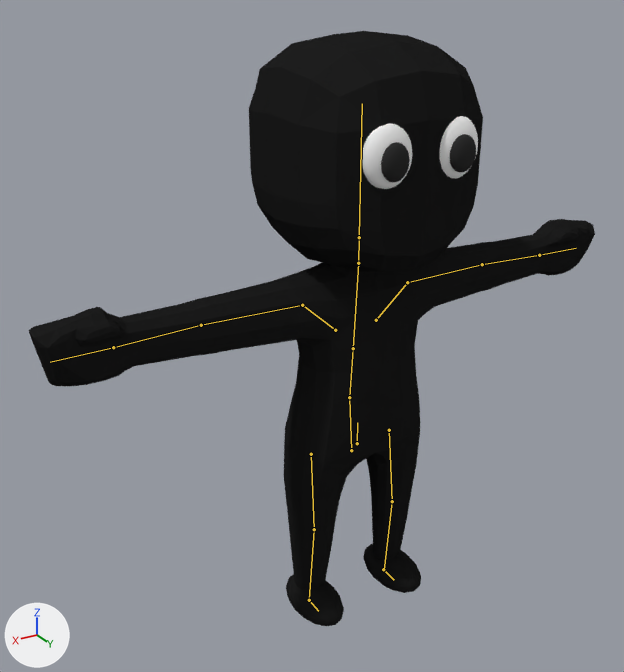
A saved change to the Blender file tools/blender/source/character_final.blend.
The view is the same before and after, from a 50 mm lens placed at (1.202, 1.767, 1.768), pointed at (0.138, -0.006, 0.882). The axes (+X, +Y, +Z) are drawn at lower left. The lights are the same throughout. The older version comes first. The bones that change, and the others that lie on the model, are drawn over the model as lines.

Names of what the first picture shows: 'Body'.
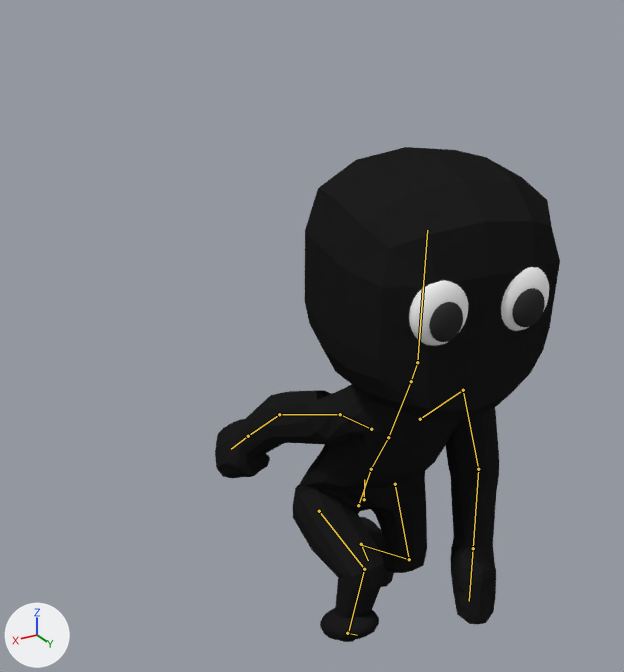
The newer file adds an action. The first version stands in its rest pose; the second is drawn at frame 0 of the action 'CrouchWalk'.

Pixel boxes [x1, y1, x2, y2] of what changed, in the pictures (624 x 672 px):
'Body', posed (39% narrower, 17% shorter)
    before: [29, 31, 595, 626]
    after: [215, 147, 560, 642]
bone 'Foot.L', root to tip
    before: (383, 569) to (394, 580)
    after: (361, 544) to (368, 560)
bone 'Body', root to tip
    before: (357, 443) to (357, 422)
    after: (364, 499) to (364, 479)
bone 'Hips', root to tip
    before: (351, 450) to (349, 397)
    after: (358, 505) to (371, 469)
bone 'Abdomen', root to tip
    before: (349, 397) to (353, 348)
    after: (371, 469) to (388, 437)
bone 'Torso', root to tip
    before: (353, 348) to (358, 263)
    after: (388, 437) to (411, 381)
bone 'Head', root to tip
    before: (359, 237) to (362, 103)
    after: (417, 362) to (427, 230)
bone 'UpperArm.L', root to tip
    before: (407, 282) to (482, 264)
    after: (463, 390) to (478, 469)
bone 'LowerArm.L', root to tip
    before: (482, 264) to (539, 255)
    after: (478, 469) to (473, 548)
bone 'Fist.L', root to tip
    before: (539, 255) to (576, 248)
    after: (473, 548) to (469, 601)
bone 'UpperArm.R', root to tip
    before: (302, 305) to (201, 325)
    after: (340, 414) to (279, 414)
bone 'LowerArm.R', root to tip
    before: (201, 325) to (113, 347)
    after: (279, 414) to (248, 436)
bone 'Fist.R', root to tip
    before: (113, 347) to (50, 362)
    after: (248, 436) to (231, 449)
bone 'Foot.R', root to tip
    before: (309, 600) to (318, 611)
    after: (347, 633) to (357, 635)

The change, as a list of edits to the scene's bpy script:
```text
Change bone_foot_l:
    where bone_foot_l = bpy.data.objects['CharacterArmature'].pose.bones['Foot.L']  # child of 'Bone'
    bone_foot_l.location: (0.0, 0.0, 0.0) -> (0.0, -0.247, 0.028)
    bone_foot_l.rotation_quaternion: (1.0, 0.0, 0.0, 0.0) -> (0.937, -0.348, 0.0, 0.0)  # degrees (0, 0, 0) -> degrees (-41, 0, 0)
Change bone_body:
    where bone_body = bpy.data.objects['CharacterArmature'].pose.bones['Body']  # child of 'Bone'
    bone_body.location: (0.0, 0.0, 0.0) -> (0.001, -0.314, 0.08)
Change bone_hips:
    where bone_hips = bpy.data.objects['CharacterArmature'].pose.bones['Hips']  # child of 'Body'
    bone_hips.rotation_quaternion: (1.0, 0.0, 0.0, 0.0) -> (0.975, 0.223, 0.0, 0.0)  # degrees (0, 0, 0) -> degrees (26, 0, 0)
Change bone_abdomen:
    where bone_abdomen = bpy.data.objects['CharacterArmature'].pose.bones['Abdomen']  # child of 'Hips'
    bone_abdomen.rotation_quaternion: (1.0, 0.0, 0.0, 0.0) -> (1.0, -0.016, 0.0, 0.0)  # degrees (0, 0, 0) -> degrees (-2, 0, 0)
Change bone_torso:
    where bone_torso = bpy.data.objects['CharacterArmature'].pose.bones['Torso']  # child of 'Abdomen'
    bone_torso.rotation_quaternion: (1.0, 0.0, 0.0, 0.0) -> (0.981, 0.003, -0.076, 0.05)  # degrees (0, 0, 0) -> degrees (0, -9, 6)
Change bone_head:
    where bone_head = bpy.data.objects['CharacterArmature'].pose.bones['Head']  # child of 'Neck'
    bone_head.rotation_quaternion: (1.0, 0.0, 0.0, 0.0) -> (0.985, -0.174, 0.0, 0.0)  # degrees (0, 0, 0) -> degrees (-20, 0, 0)
Change bone_upperarm_l:
    where bone_upperarm_l = bpy.data.objects['CharacterArmature'].pose.bones['UpperArm.L']  # child of 'Shoulder.L'
    bone_upperarm_l.rotation_quaternion: (1.0, 0.0, 0.0, 0.0) -> (0.734, -0.47, 0.298, -0.39)  # degrees (0, 0, 0) -> degrees (-68, 4, -59)
Change bone_lowerarm_l:
    where bone_lowerarm_l = bpy.data.objects['CharacterArmature'].pose.bones['LowerArm.L']  # child of 'UpperArm.L'
    bone_lowerarm_l.rotation_quaternion: (1.0, 0.0, 0.0, 0.0) -> (0.952, 0.116, 0.164, -0.23)  # degrees (0, 0, 0) -> degrees (9, 21, -25)
Change bone_fist_l:
    where bone_fist_l = bpy.data.objects['CharacterArmature'].pose.bones['Fist.L']  # child of 'LowerArm.L'
    bone_fist_l.rotation_quaternion: (1.0, 0.0, 0.0, 0.0) -> (0.988, -0.004, 0.156, -0.009)  # degrees (0, 0, 0) -> degrees (-1, 18, -1)
Change bone_upperarm_r:
    where bone_upperarm_r = bpy.data.objects['CharacterArmature'].pose.bones['UpperArm.R']  # child of 'Shoulder.R'
    bone_upperarm_r.rotation_quaternion: (1.0, 0.0, 0.0, 0.0) -> (0.49, -0.583, -0.643, 0.079)  # degrees (0, 0, 0) -> degrees (-127, -33, 79)
Change bone_lowerarm_r:
    where bone_lowerarm_r = bpy.data.objects['CharacterArmature'].pose.bones['LowerArm.R']  # child of 'UpperArm.R'
    bone_lowerarm_r.rotation_quaternion: (1.0, 0.0, 0.0, 0.0) -> (0.992, 0.128, 0.013, 0.064)  # degrees (0, 0, 0) -> degrees (15, 1, 7)
Change bone_fist_r:
    where bone_fist_r = bpy.data.objects['CharacterArmature'].pose.bones['Fist.R']  # child of 'LowerArm.R'
    bone_fist_r.rotation_quaternion: (1.0, 0.0, 0.0, 0.0) -> (0.988, -0.004, -0.156, 0.009)  # degrees (0, 0, 0) -> degrees (-1, -18, 1)
Change bone_foot_r:
    where bone_foot_r = bpy.data.objects['CharacterArmature'].pose.bones['Foot.R']  # child of 'Bone'
    bone_foot_r.location: (0.0, 0.0, 0.0) -> (0.0, 0.403, 0.073)
    bone_foot_r.rotation_quaternion: (1.0, 0.0, 0.0, 0.0) -> (0.958, 0.287, 0.0, 0.0)  # degrees (0, 0, 0) -> degrees (33, 0, 0)
```
